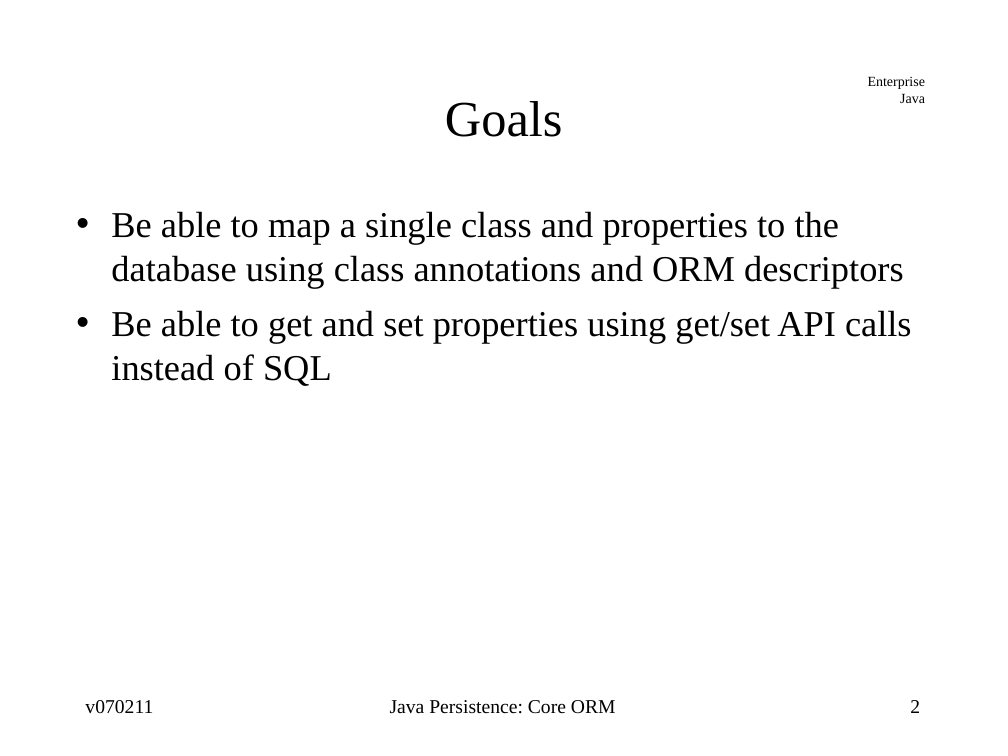
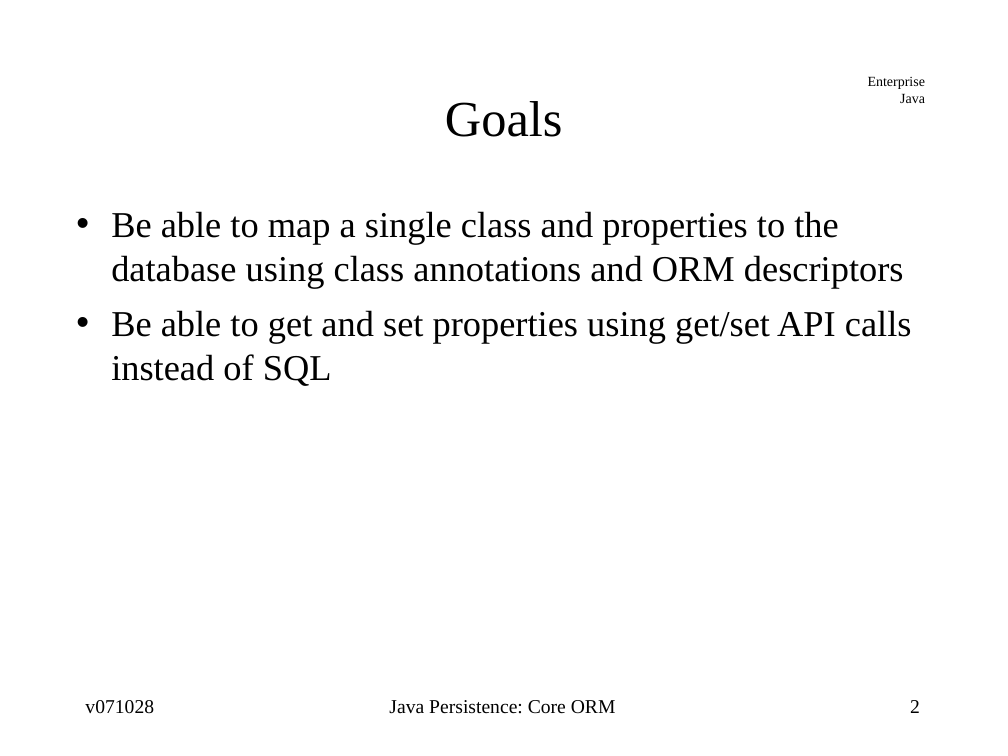
Before and after one commit to jcstaff/ejava-javaee, a slide deck: slide 2 of ormCore/src/site/resources/lectures/ormCore.ppt. Drawn at 1008x756 pixels with LibreOffice and Linux fonts; fonts in the diff are those of the drawing. Boxes give left, top, right and bottom in pixels: in the first picture for what was removed or moved away, otherwise in the second. Text is boxed around its words. In the diff, an @@ line names an element or a change of style, - is before the commit and + after.

```diff
--- a/ormCore/src/site/resources/lectures/ormCore.ppt
+++ b/ormCore/src/site/resources/lectures/ormCore.ppt
@@ text "Be able to map a ..." at <box>111,211,912,386</box>: indent changed @@
@@ text at <box>85,700,154,714</box>: text changed @@
-v070211
+v071028
```
Also in this commit, not shown: 88 other slides changed, 7 other files.
